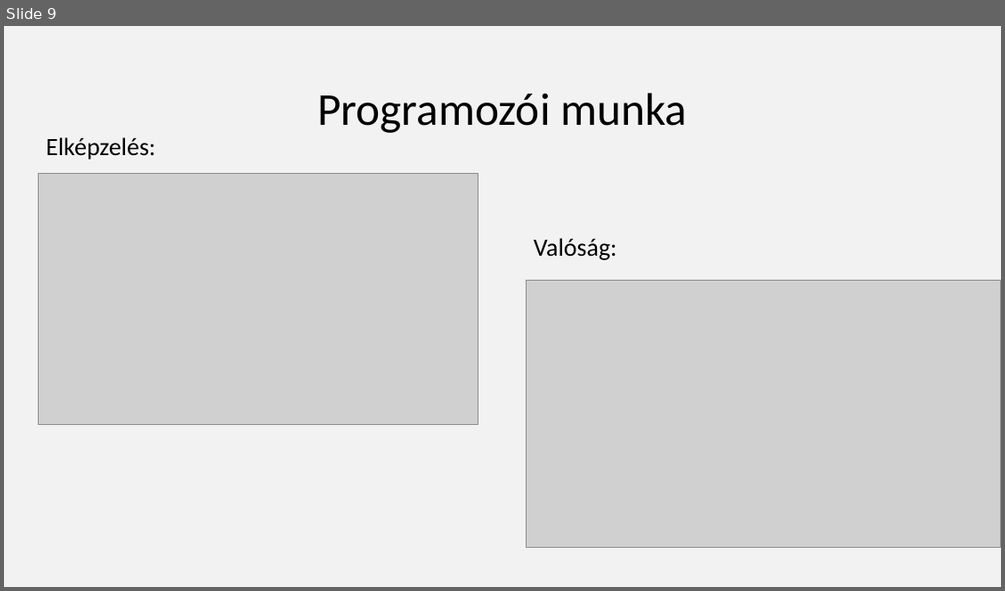
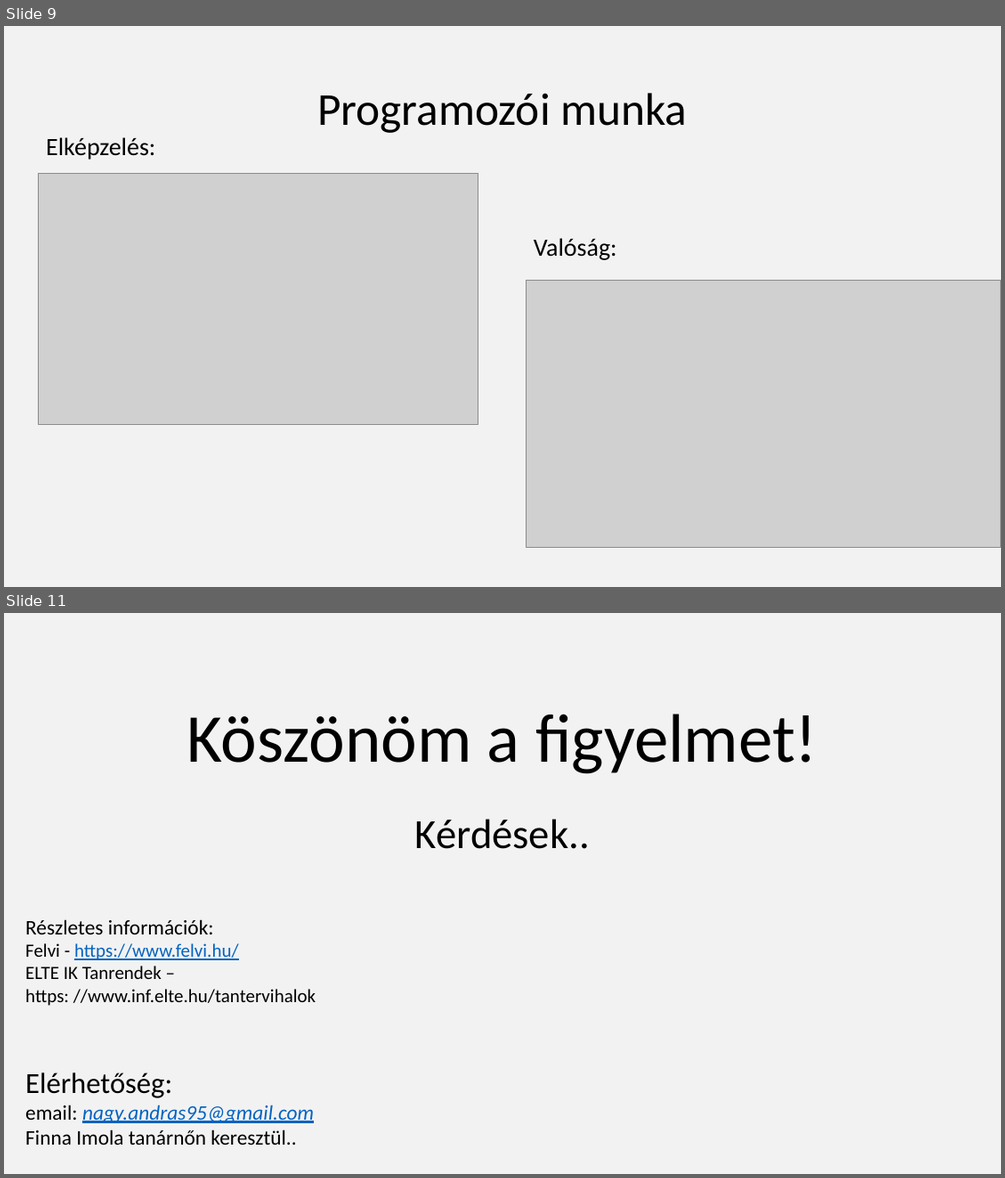
Before and after one commit to nagyandras95/Egyetem, a slide deck: efop/03/Programozók világa.pptx. Shown one above the other, each under a label of ours: slide 9 before the commit, slides 9 and 11 after it; the slides between them are not shown. The pictures are 1005x591 and 1005x1178 pixels, drawn with LibreOffice and Linux fonts; fonts in the diff are those of the drawing; grey boxes stand for pictures. Boxes give left, top, right and bottom in pixels: in the first picture for what was removed or moved away, otherwise in the second. Text is boxed around its words. In the diff, an @@ line names an element or a change of style, - is before the commit and + after.

```diff
--- a/efop/03/Programozók világa.pptx
+++ b/efop/03/Programozók világa.pptx
@@ slide 11 added at (x1=4, y1=613, x2=1001, y2=1174), background #E7E6E6 at 50% opacity @@
@@ title added at (x1=186, y1=714, x2=817, y2=774), 66 pt, text #000000 @@
+Köszönöm a figyelmet!
@@ text added at (x1=415, y1=819, x2=590, y2=849), 40 pt, text #000000 @@
+Kérdések..
@@ text added at (x1=25, y1=919, x2=316, y2=1005), 18 pt, text #000000 @@
+Részletes információk:
+Felvi - https://www.felvi.hu/
+ELTE IK Tanrendek –
+https: //www.inf.elte.hu/tantervihalok
@@ text added at (x1=25, y1=1072, x2=314, y2=1144), 20 pt, text #000000 @@
+Elérhetőség:
+email: nagy.andras95@gmail.com
+Finna Imola tanárnőn keresztül..
```
Also in this commit, not shown: 6 slides changed.
